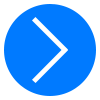
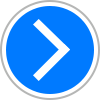
Layer changes from the first w=100, h=100 image to the second:
removed layer "Form 6" over [32, 17, 68, 53]
removed layer "Form 7" over [32, 47, 68, 83]
added layer "Form 8 Kopie" above "Form 8" over [33, 19, 70, 55]
added layer "Form 8" above "Ellipse 1 Kopie" over [33, 44, 70, 81]
added layer "Ellipse 1 Kopie" above "Ellipse 1" over [0, 0, 100, 100]
painted on "Ellipse 1" over [4, 4, 96, 96]
